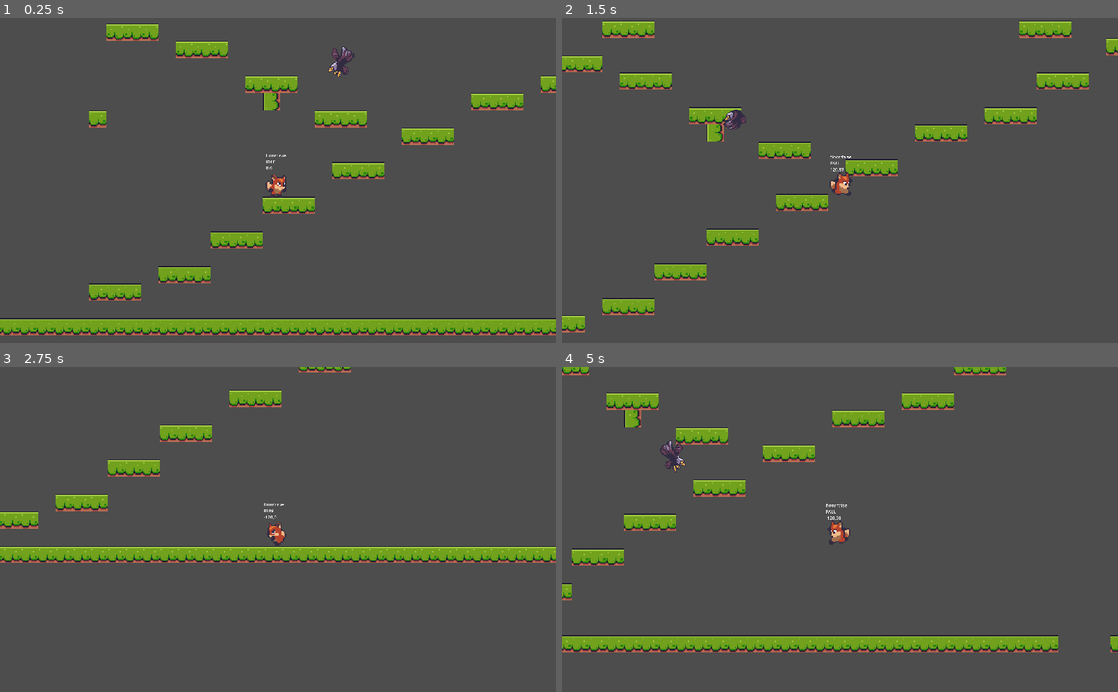
Above: before the commit, frames 1-4 (two rows, left to right).
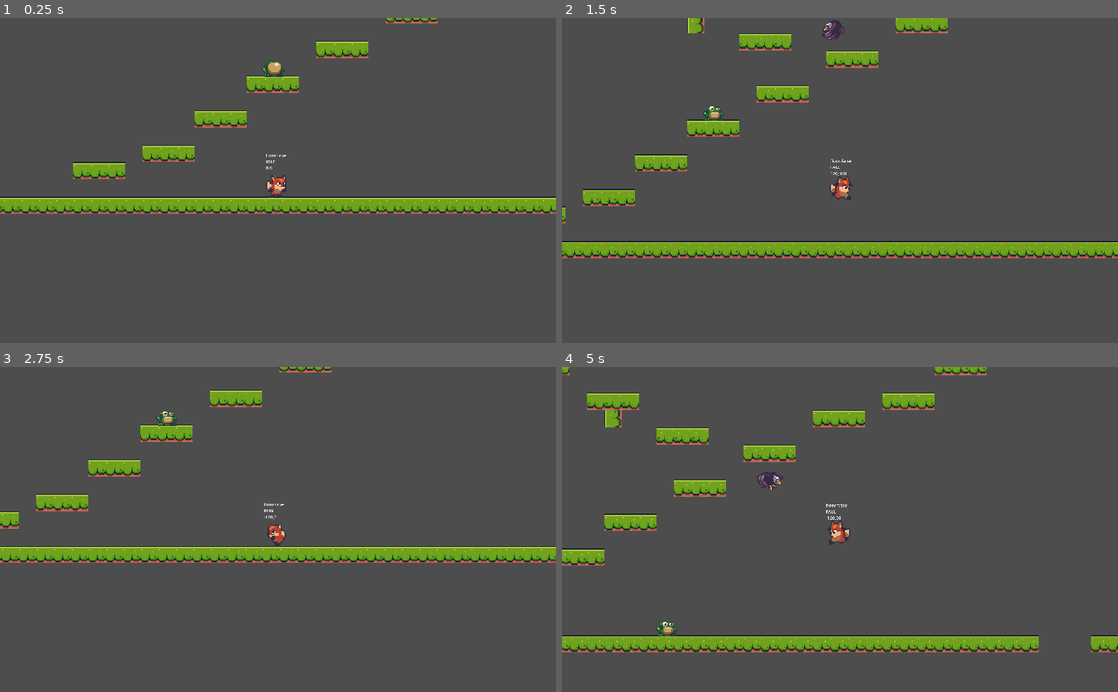
Above: after the commit, the same moments.

Repository: kphillpotts/GodotPlayground
Game: Godot game, scene res://scenes/level_base/level_base.tscn
The game is run twice, just before and just after one commit, with the same random seed, the same clock (stepped at 60 frames per second) and the same inputs.
Inputs:
- Up to frame 1 (0.25 s): no input
- Up to frame 2 (1.5 s): hold D (right) from 0.53 s (still down); tap Space (jump) at 0.77 s
- Up to frame 3 (2.75 s): tap Space (jump) at 1.52 s; release D (right) at 2.03 s; hold A (left) from 2.03 s (still down)
- Up to frame 4 (5 s): release A (left) at 2.78 s; hold D (right) 2.78-4.28 s; tap Space (jump) at 3.02, 3.77, 4.52 s; hold A (left) from 4.28 s (still down)

The runs differ from the first frame. In frame 1, 18% of the frame differs, in the area x 0-100%, y 0-98%; in frame 2, 16%; in frame 3, 3.6%; in frame 4, 6.4%.

Commit message:
Player and Enemy Hitboxes

Diff:
--- a/FoxyAntics/enemies/eagle.tscn
+++ b/FoxyAntics/enemies/eagle.tscn
@@ -43,8 +43,10 @@
 [sub_resource type="RectangleShape2D" id="RectangleShape2D_g2dig"]
 size = Vector2(16, 10)
 
+[sub_resource type="CircleShape2D" id="CircleShape2D_ihmpf"]
+radius = 8.06226
+
 [node name="Eagle" instance=ExtResource("1_p7bjd")]
-collision_layer = 0
 collision_mask = 0
 script = ExtResource("2_ikpck")
 
@@ -66,4 +68,7 @@
 position = Vector2(0, 3)
 target_position = Vector2(0, 200)
 
+[node name="CollisionShape2D" type="CollisionShape2D" parent="HitBox" index="0"]
+shape = SubResource("CircleShape2D_ihmpf")
+
 [connection signal="timeout" from="TurnTimer" to="." method="_on_turn_timer_timeout"]
--- a/FoxyAntics/enemies/enemy_base.tscn
+++ b/FoxyAntics/enemies/enemy_base.tscn
@@ -3,11 +3,16 @@
 [ext_resource type="Script" path="res://enemies/enemy_base.gd" id="1_meanw"]
 
 [node name="EnemyBase" type="CharacterBody2D"]
+collision_layer = 0
 script = ExtResource("1_meanw")
 
 [node name="VisibleOnScreenNotifier2D" type="VisibleOnScreenNotifier2D" parent="."]
 
 [node name="AnimatedSprite2D" type="AnimatedSprite2D" parent="."]
 
+[node name="HitBox" type="Area2D" parent="."]
+collision_layer = 4
+collision_mask = 0
+
 [connection signal="screen_entered" from="VisibleOnScreenNotifier2D" to="." method="_on_visible_on_screen_notifier_2d_screen_entered"]
 [connection signal="screen_exited" from="VisibleOnScreenNotifier2D" to="." method="_on_visible_on_screen_notifier_2d_screen_exited"]
--- a/FoxyAntics/enemies/frog.tscn
+++ b/FoxyAntics/enemies/frog.tscn
@@ -69,6 +69,9 @@
 [sub_resource type="RectangleShape2D" id="RectangleShape2D_fy8wt"]
 size = Vector2(14, 14)
 
+[sub_resource type="CircleShape2D" id="CircleShape2D_hti27"]
+radius = 6.0
+
 [node name="Frog" instance=ExtResource("1_vemm4")]
 script = ExtResource("2_4eb5l")
 
@@ -83,4 +86,8 @@
 
 [node name="JumpTimer" type="Timer" parent="." index="3"]
 
+[node name="CollisionShape2D" type="CollisionShape2D" parent="HitBox" index="0"]
+position = Vector2(0, 2)
+shape = SubResource("CircleShape2D_hti27")
+
 [connection signal="timeout" from="JumpTimer" to="." method="_on_jump_timer_timeout"]
--- a/FoxyAntics/enemies/snail.tscn
+++ b/FoxyAntics/enemies/snail.tscn
@@ -85,6 +85,10 @@
 [sub_resource type="RectangleShape2D" id="RectangleShape2D_wmhi6"]
 size = Vector2(20, 11)
 
+[sub_resource type="CapsuleShape2D" id="CapsuleShape2D_7kbli"]
+radius = 7.0
+height = 20.0
+
 [node name="Snail" instance=ExtResource("1_na0eo")]
 script = ExtResource("2_sg1eh")
 
@@ -101,3 +105,8 @@
 [node name="CollisionShape2D" type="CollisionShape2D" parent="." index="3"]
 position = Vector2(0, 2.5)
 shape = SubResource("RectangleShape2D_wmhi6")
+
+[node name="CollisionShape2D" type="CollisionShape2D" parent="HitBox" index="0"]
+position = Vector2(2, 1)
+rotation = 1.5708
+shape = SubResource("CapsuleShape2D_7kbli")
--- a/FoxyAntics/project.godot
+++ b/FoxyAntics/project.godot
@@ -54,6 +54,12 @@
 ]
 }
 
+[layer_names]
+
+2d_physics/layer_1="platforms"
+2d_physics/layer_2="player_hit_box"
+2d_physics/layer_3="enemy_hit_box"
+
 [rendering]
 
 textures/canvas_textures/default_texture_filter=0
--- a/FoxyAntics/scenes/level_base/level_base.tscn
+++ b/FoxyAntics/scenes/level_base/level_base.tscn
@@ -521,6 +521,7 @@
 
 [sub_resource type="TileSet" id="TileSet_dhay0"]
 physics_layer_0/collision_layer = 1
+physics_layer_0/collision_mask = 0
 sources/0 = SubResource("TileSetAtlasSource_7ttu6")
 
 [node name="LevelBase" type="Node2D"]
@@ -537,13 +538,13 @@
 zoom = Vector2(2, 2)
 
 [node name="Player" parent="." instance=ExtResource("3_26exu")]
-position = Vector2(256, -172)
+position = Vector2(271, -58)
+
+[node name="Frog" parent="." instance=ExtResource("6_df4eo")]
+position = Vector2(266, -161)
 
 [node name="Snail" parent="." instance=ExtResource("3_xgw28")]
-position = Vector2(873, -157)
-
-[node name="Frog" parent="." instance=ExtResource("6_df4eo")]
-position = Vector2(795, -414)
+position = Vector2(723, -46)
 
 [node name="Eagle" parent="." instance=ExtResource("7_c5hpc")]
-position = Vector2(323, -275)
+position = Vector2(401, -244)
--- a/FoxyAntics/scenes/player/player.gd
+++ b/FoxyAntics/scenes/player/player.gd
@@ -93,3 +93,7 @@
 			animation_player.play("jump")
 		PLAYER_STATE.RUN:
 			animation_player.play("run")
+
+
+func _on_hit_box_area_entered(area):
+	print("Player HitBox: ", area)
--- a/FoxyAntics/scenes/player/player.tscn
+++ b/FoxyAntics/scenes/player/player.tscn
@@ -114,7 +114,12 @@
 "run": SubResource("Animation_ykhp2")
 }
 
+[sub_resource type="CapsuleShape2D" id="CapsuleShape2D_urouq"]
+radius = 6.0
+height = 18.0
+
 [node name="Player" type="CharacterBody2D" groups=["player"]]
+collision_layer = 0
 script = ExtResource("1_clo84")
 
 [node name="Sprite2D" type="Sprite2D" parent="."]
@@ -144,3 +149,13 @@
 some"
 
 [node name="SoundPlayer" type="AudioStreamPlayer2D" parent="."]
+
+[node name="HitBox" type="Area2D" parent="."]
+collision_layer = 0
+collision_mask = 4
+
+[node name="CollisionShape2D" type="CollisionShape2D" parent="HitBox"]
+position = Vector2(-1, 6)
+shape = SubResource("CapsuleShape2D_urouq")
+
+[connection signal="area_entered" from="HitBox" to="." method="_on_hit_box_area_entered"]
Not shown: 1 places in FoxyAntics/enemies/eagle.tscn that only renumber resources
Not shown: 1 places in FoxyAntics/enemies/frog.tscn that only renumber resources
Not shown: 1 places in FoxyAntics/enemies/snail.tscn that only renumber resources
Not shown: 1 places in FoxyAntics/scenes/player/player.tscn that only renumber resources
